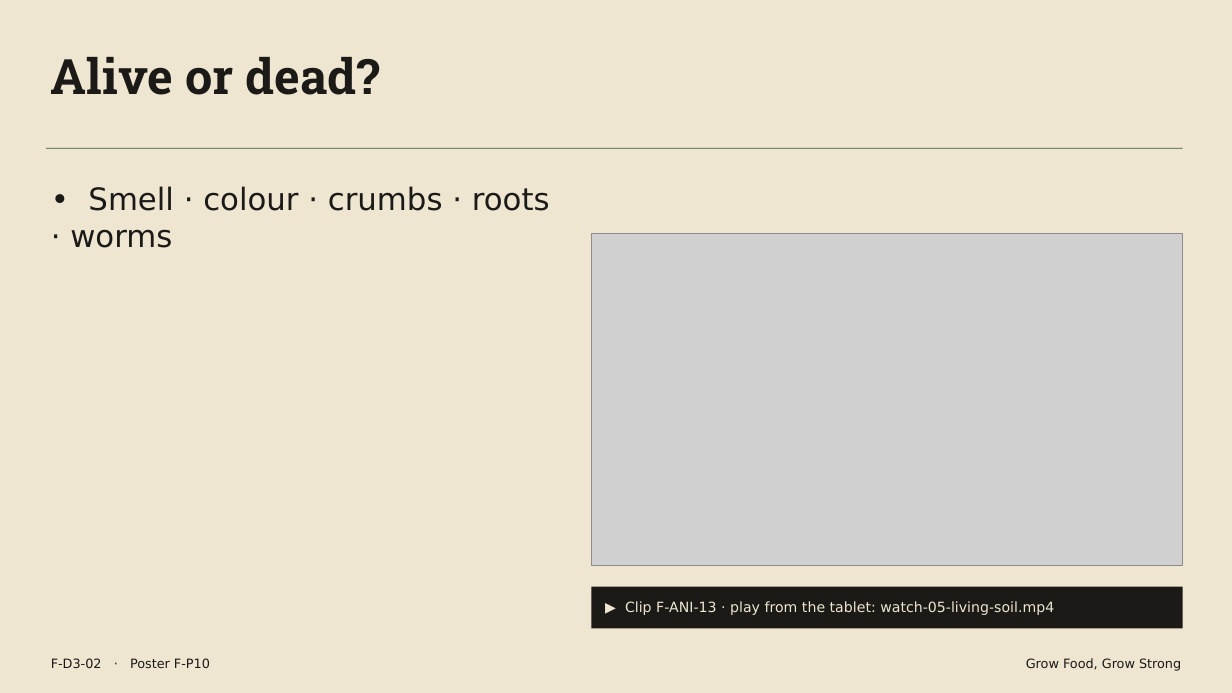
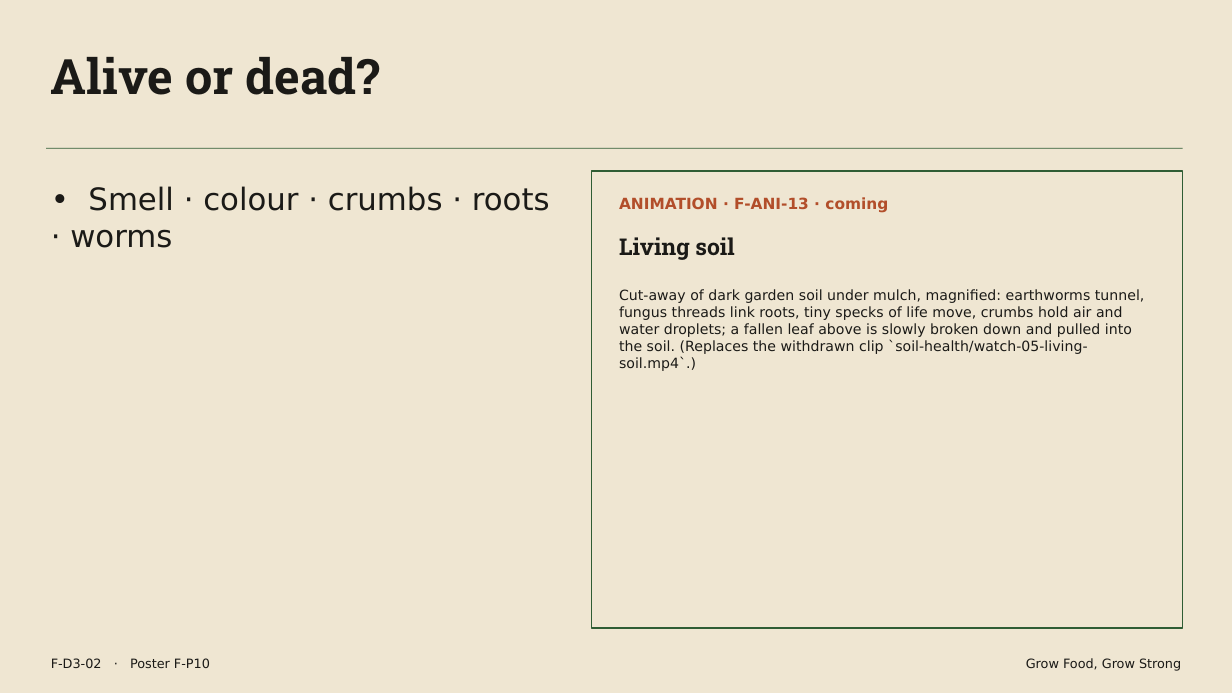
Before and after one commit to rorymclark-prog/ImbewuField, a slide deck: slide 2 of courses/build/farmer-5day/F-D3.pptx. Drawn at 1232x693 pixels with LibreOffice and Linux fonts; fonts in the diff are those of the drawing; grey boxes stand for pictures. Boxes give left, top, right and bottom in pixels: in the first picture for what was removed or moved away, otherwise in the second. Text is boxed around its words. In the diff, an @@ line names an element or a change of style, - is before the commit and + after.

```diff
--- a/courses/build/farmer-5day/F-D3.pptx
+++ b/courses/build/farmer-5day/F-D3.pptx
@@ rectangle added at (592, 171, 1183, 628), fill #EFE6D2, outline #2F5D34 1.25 pt @@
@@ text added at (619, 197, 888, 213), 12 pt, text #B24E2A, bold @@
+ANIMATION · F-ANI-13 · coming
@@ picture removed at (592, 233, 1183, 566) @@
@@ text "Living soil" at (619, 237, 734, 260): vertical alignment middle to top @@
@@ text at (619, 237, 734, 260): text changed; size 11 to 18 pt; font DejaVu Sans to Roboto Slab; text colour #EFE6D2 to #1B1A17; bold on @@
-▶ Clip F-ANI-13 · play from the tablet: watch-05-living-soil.mp4
+Living soil
@@ text added at (619, 289, 1145, 371), 11 pt, text #1B1A17 @@
+Cut-away of dark garden soil under mulch, magnified: earthworms tunnel, fungus threads link roots, tiny specks of life move, crumbs hold air and water droplets; a fallen leaf above is slowly broken down and pulled into the soil. (Replaces the withdrawn clip `soil-health/watch-05-living-soil.mp4`.)
@@ rectangle removed at (592, 587, 1183, 628) @@
```
Also in this commit, not shown: 2 other slides changed, 59 other files.
